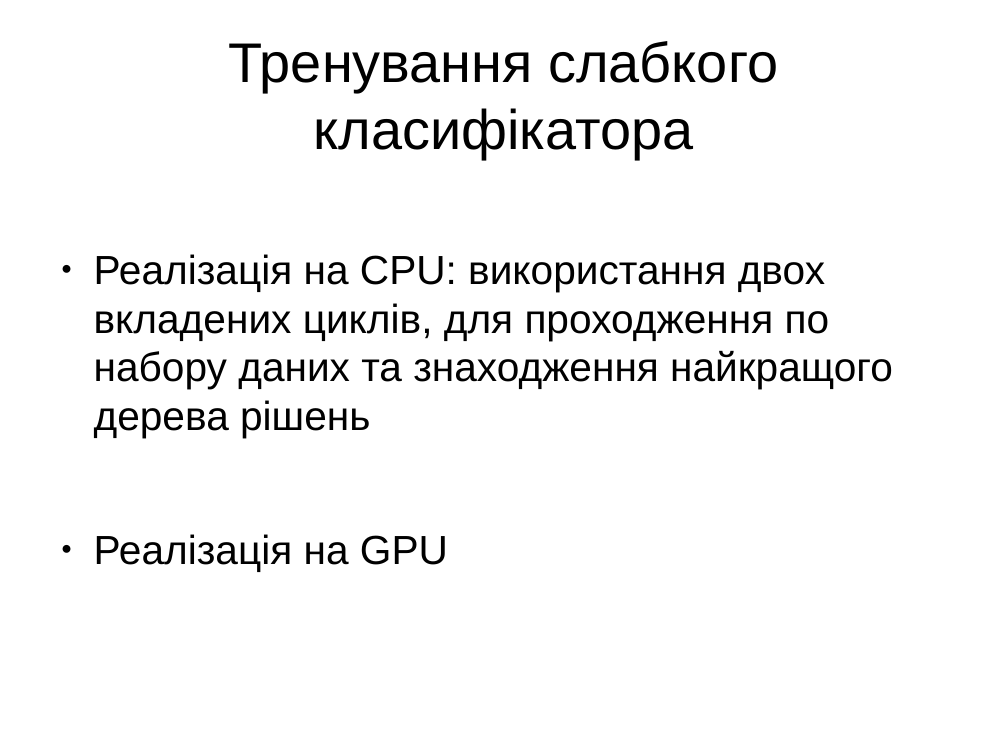
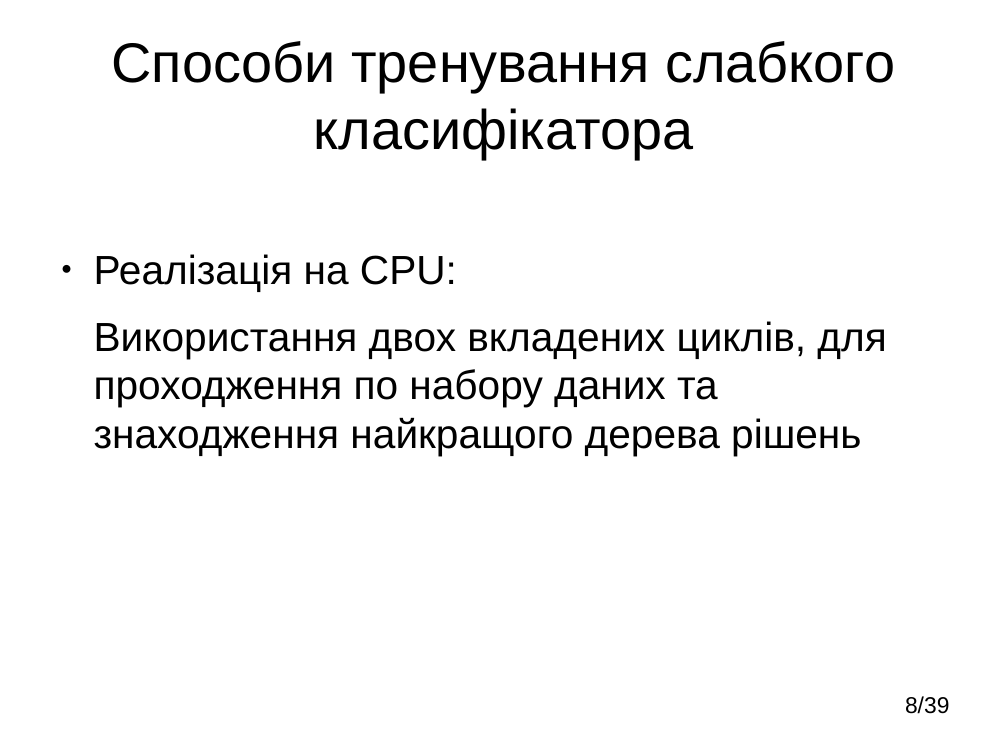
Before and after one commit to FaceDetect/gpu-face-detection, a slide deck: slide 8 of doc/final/presentation.odp (slide 7 before the commit). Drawn at 1008x756 pixels with LibreOffice and Linux fonts; fonts in the diff are those of the drawing. Boxes give left, top, right and bottom in pixels: in the first picture for what was removed or moved away, otherwise in the second. Text is boxed around its words. In the diff, an @@ line names an element or a change of style, - is before the commit and + after.

```diff
--- a/doc/final/presentation.odp
+++ b/doc/final/presentation.odp
@@ title at bbox=[111, 41, 895, 159]: text changed @@
-Тренування слабкого класифікатора
+Cпособи тренування слабкого класифікатора
@@ text at bbox=[94, 254, 886, 456]: text changed @@
-● Реалізація на CPU: використання двох вкладених циклів, для проходження по набору даних та знаходження найкращого дерева рішень
-● Реалізація на GPU
+● Реалізація на CPU:
+Використання двох вкладених циклів, для проходження по набору даних та знаходження найкращого дерева рішень
@@ text added at bbox=[905, 696, 949, 714], 18 pt, text #000000 @@
+8/39
```
Also in this commit, not shown: 32 other slides changed, 4 slides added, 1 slide removed, 3 other files.
